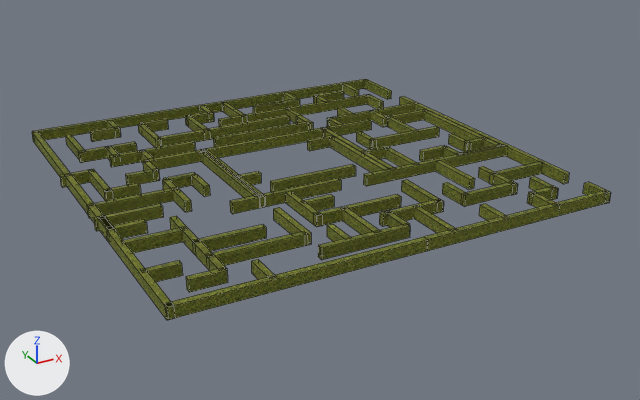
One commit to the FBX model Docs/FBX/Labirinto.fbx: the scene before it, then after it.
The view is the same before and after, from a camera (50 mm lens) standing at (-88.2, -173.5, 77.3) and looking at (3.9, -6.0, -6.5). Lighting does not change. The marker at lower left points along +X, +Y and +Z. The older version comes first. Mesh edges are drawn as thin lines.

Objects in the first picture: 'LabirintoCentroDireita', 'LabirintoCentroEsquerda', 'LabirintoCentroMeio', 'LabirintoEstaticos'.
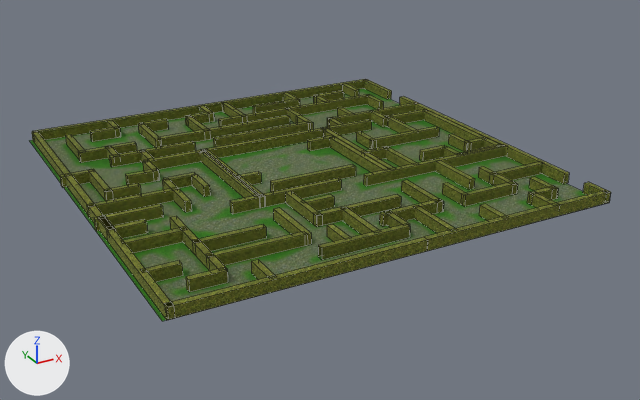
The change, as a list of edits to the scene's bpy script:
```text
Add img_chaolabirinto_png:
    img_chaolabirinto_png = load_image('ChaoLabirinto.png', '../Texturas/ChaoLabirinto.png', 1024, 1024, 'sRGB')
Add mat_material:
    mat_material = principled_material('Material')
    mat_material.texture = img_chaolabirinto_png
    mat_material.roughness = 1.0
Add me_plane:
    me_plane.from_pydata(...)  # 4 vertices, 1 face; spans x -50.1..50.1, y -50.1..50.1, z 0.0
    me_plane.materials.append(mat_material)  # picture img_chaolabirinto_png
Add ob_chao:
    ob_chao = bpy.data.objects.new('Chao', me_plane)
    ob_chao.location = (0.0, 0.0, 0.0)
```

Where the change shows, as pixel boxes (x1, y1, x2, y2) in the pictures (640 x 400 px):
'Chao', added (green)
    after: (29, 89, 585, 321)
